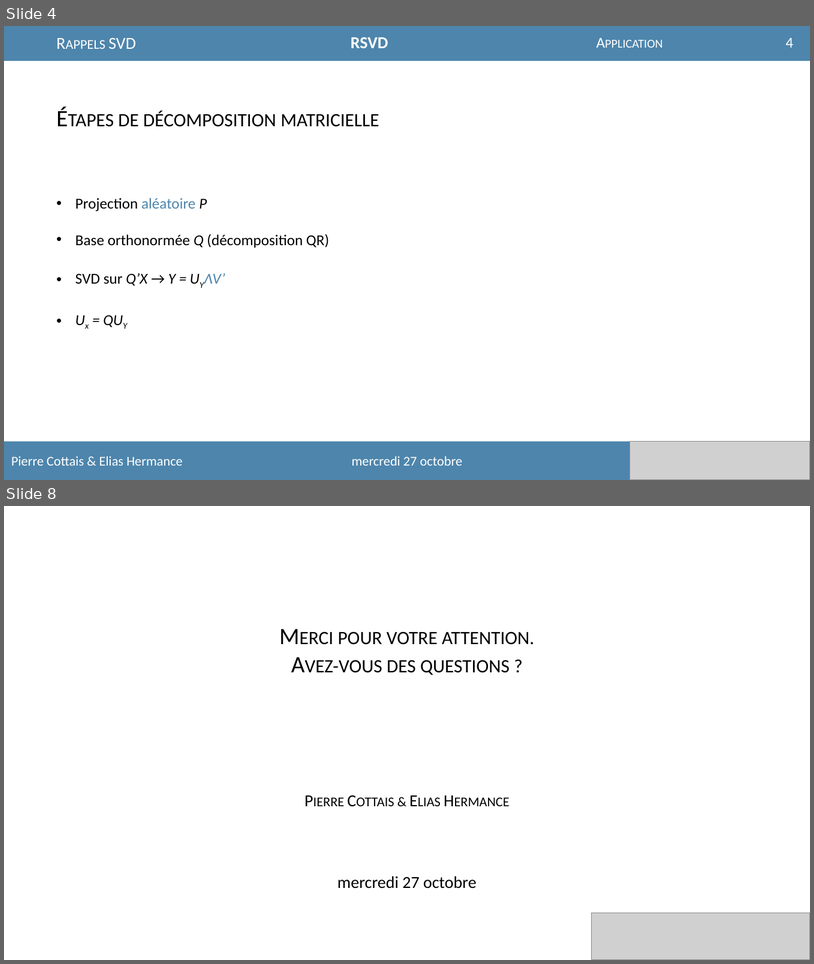
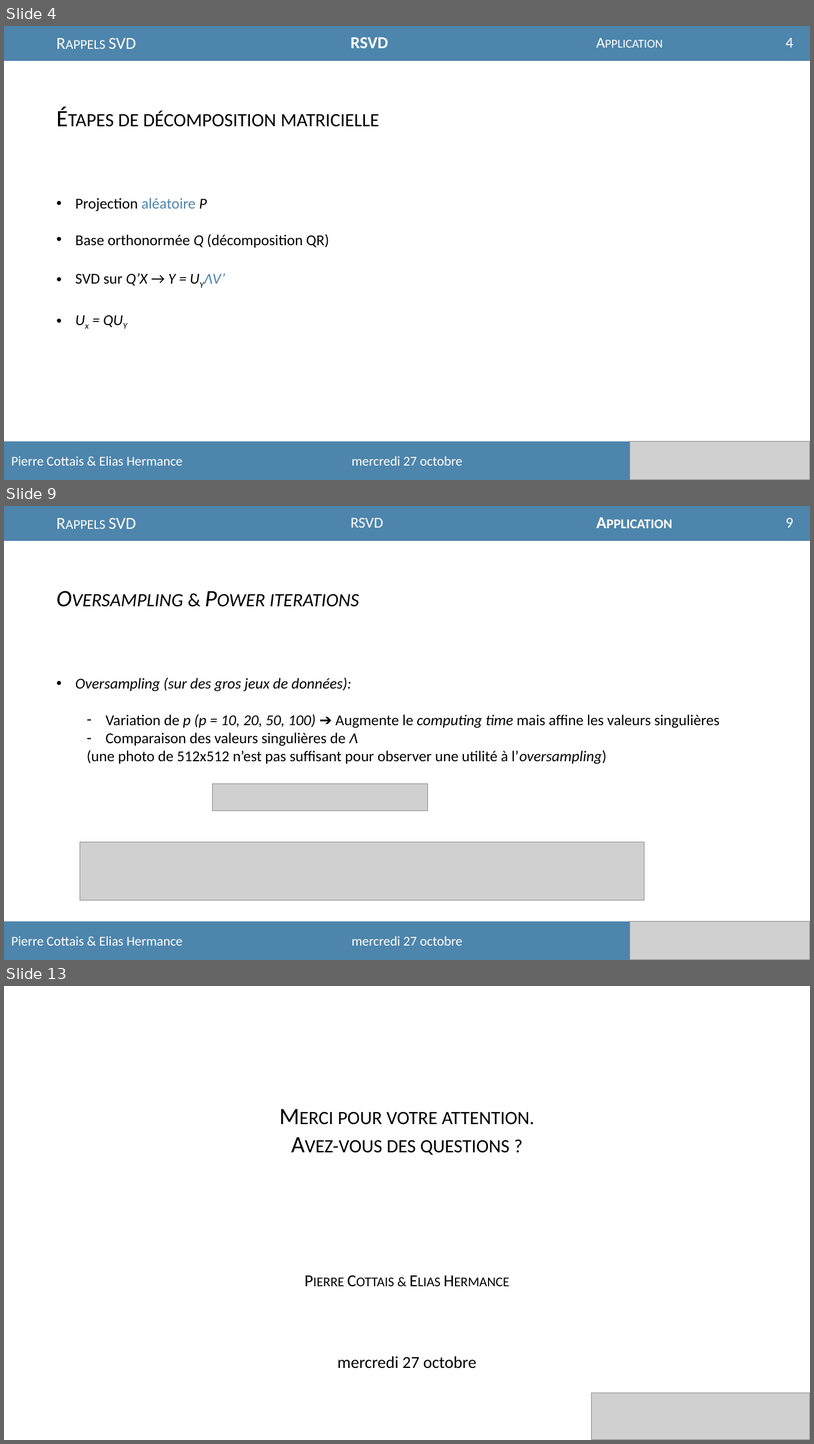
Before and after one commit to Easill/RSVD, a slide deck: presentation.pptx. Shown one above the other, each under a label of ours: slides 4 and 8 before the commit, slides 4, 9 and 13 after it; the slides between them are not shown. The pictures are 814x964 and 814x1444 pixels, drawn with LibreOffice and Linux fonts; fonts in the diff are those of the drawing; grey boxes stand for pictures. Boxes give left, top, right and bottom in pixels: in the first picture for what was removed or moved away, otherwise in the second. Text is boxed around its words. In the diff, an @@ line names an element or a change of style, - is before the commit and + after.

```diff
--- a/presentation.pptx
+++ b/presentation.pptx
@@ slide 9 added at bbox=[4, 506, 810, 960], background #FFFFFF @@
@@ rectangle added at bbox=[4, 506, 810, 541], fill #4D85AC @@
@@ text added at bbox=[108, 518, 136, 529], 20 pt, text #FFFFFF, small capitals @@
+Rappels SVD
@@ text added at bbox=[351, 517, 384, 528], 18 pt, text #FFFFFF, small capitals @@
+RSVD
@@ text added at bbox=[591, 508, 680, 535], 20 pt, text #FFFFFF, bold, small capitals @@
+Application
@@ page number added at bbox=[786, 517, 794, 528], 18 pt, text #FFFFFF @@
+9
@@ text added at bbox=[270, 594, 359, 607], 28 pt, text #000000, italic, small capitals @@
+Oversampling & Power iterations
@@ text added at bbox=[75, 677, 720, 764], 18 pt, text #000000 @@
+• Oversampling (sur des gros jeux de données):
+  – Variation de p (p = 10, 20, 50, 100) ➔ Augmente le computing time mais affine les valeurs singulières
+  – Comparaison des valeurs singulières de Λ
+  (une photo de 512x512 n’est pas suffisant pour observer une utilité à l’oversampling)
@@ picture added at bbox=[213, 784, 428, 811] @@
@@ picture added at bbox=[80, 842, 645, 900] @@
@@ rectangle added at bbox=[4, 921, 810, 960], fill #4D85AC @@
@@ text added at bbox=[11, 936, 183, 945], 16 pt, text #FFFFFF @@
+Pierre Cottais & Elias Hermance
@@ text added at bbox=[352, 936, 463, 945], 16 pt, text #FFFFFF @@
+mercredi 27 octobre
@@ picture added at bbox=[631, 921, 810, 960] @@
@@ what was slide 8 is now slide 13 @@
```
Also in this commit, not shown: 5 slides changed, 5 other slides added.
